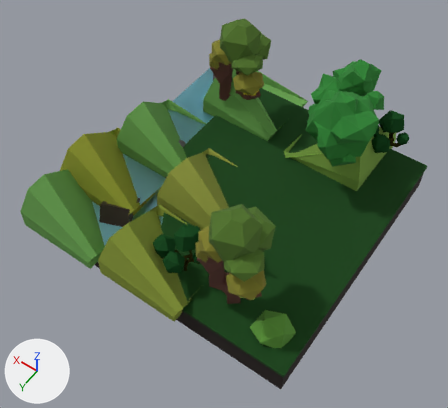
The Blender file Visual Project FIles/ROOMS/smfm room 6.blend as it was, and as the next commit left it.
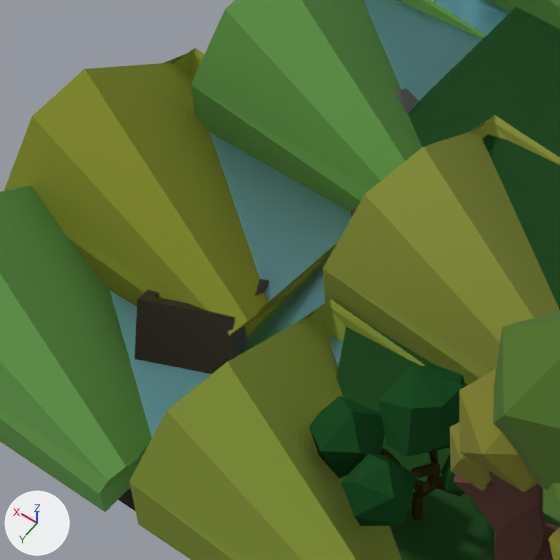
Each version is shown whole from a camera (50 mm lens) standing at (-5.43, 8.3, 13.4) and looking at (-0.04, 0.75, 1.55), then close up on the part from 13% to 51% of the width and 28% to 69% of the height. The lights are fixed; the arrows at lower left show +X, +Y and +Z.
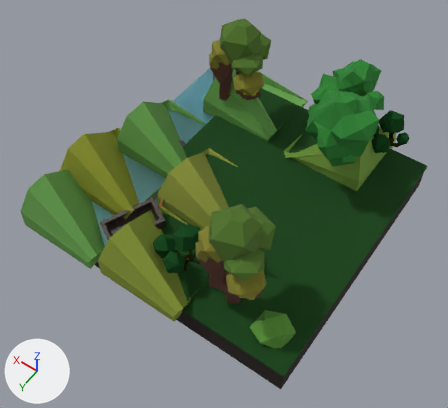
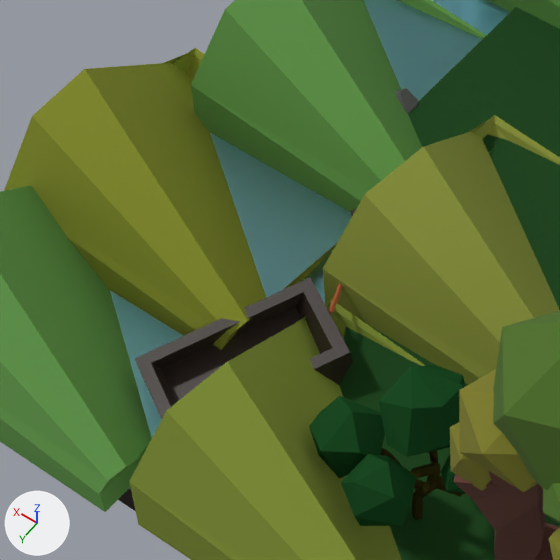
Boxes [x1, y1, x2, y2] around the edits, measured in the close-ups (560 x 560 px):
'boat floating', added: after [135, 277, 353, 419]
'boat', hidden: before [134, 279, 269, 374]
'rope 2', added: after [328, 284, 343, 314]

Patch to the scene script:
```diff
--- a/Visual Project FIles/ROOMS/smfm room 6.blend.py
+++ b/Visual Project FIles/ROOMS/smfm room 6.blend.py
@@ me_cube_024 @@
+me_cube_024.from_pydata(...)  # 20 vertices, 18 faces; spans x -0.189..0.2, y -0.402..0.344, z -0.119..0.191
+me_cube_024.materials.append(mat_rope)  # brown #a4552f
@@ me_cube_023 @@
+me_cube_023.from_pydata(...)  # 20 vertices, 18 faces; spans x -1.0..1.0, y -2.77..1.0, z -1.0..0.44
+me_cube_023.materials.append(mat_boat_wood)  # brown #2f231e
@@ ob_boat @@
 ob_boat.scale = (0.372, 0.372, 0.372)
+ob_boat.hide_render = True
@@ ob_rope_2 @@
+ob_rope_2 = bpy.data.objects.new('rope 2', me_cube_024)
+ob_rope_2.location = (1.28, 1.434, 1.648)
+ob_rope_2.rotation_euler = (-0.712, 0.126, 1.087)  # degrees (-41, 7.2, 62)
+ob_rope_2.scale = (1.38, 0.734, 1.11)
@@ ob_boat_floating @@
+ob_boat_floating = bpy.data.objects.new('boat floating', me_cube_023)
+ob_boat_floating.location = (1.568, 2.715, 1.361)
+ob_boat_floating.rotation_euler = (-0.135, -0.0357, -0.495)  # degrees (-7.7, -2, -28)
+ob_boat_floating.scale = (0.372, 0.372, 0.372)
```
